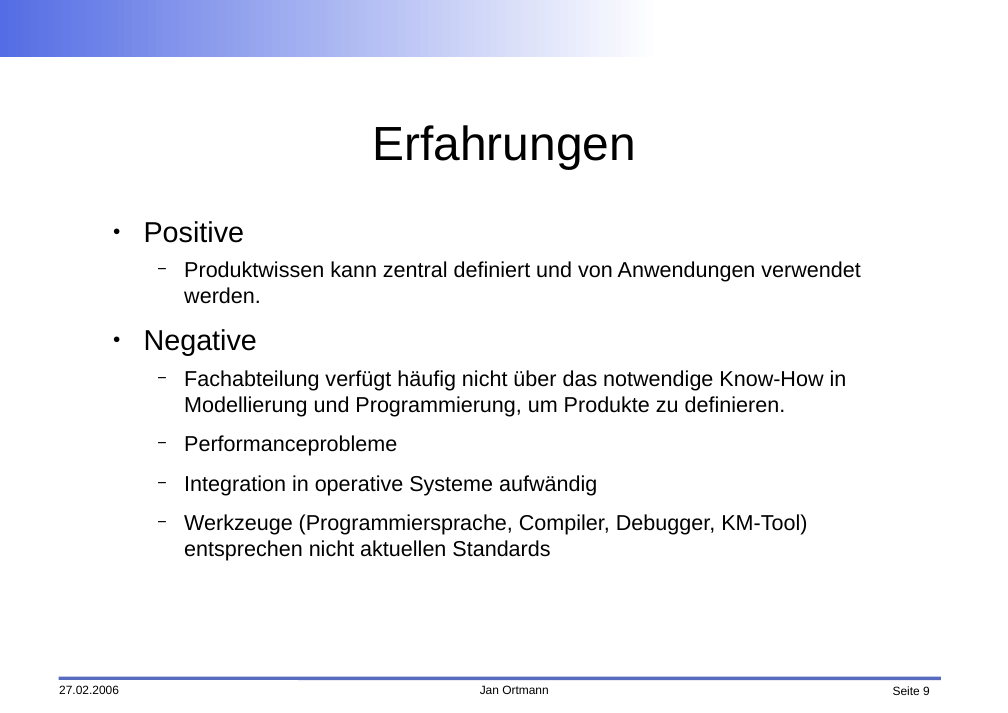
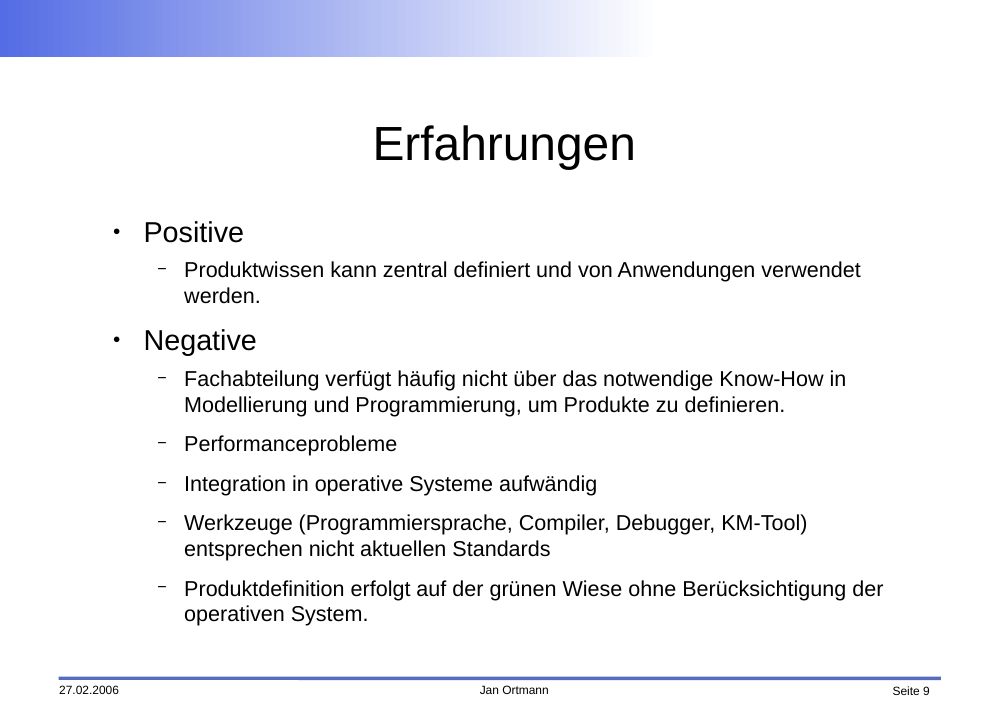
Before and after one commit to faktorips/faktorips.base, a slide deck: slide 9 of org.faktorips.doc/presentations/FaktorIPS-Grundlagen.odp. Drawn at 1008x713 pixels with LibreOffice and Linux fonts; fonts in the diff are those of the drawing; background and template pictures are left out. Boxes give left, top, right and bottom in pixels: in the first picture for what was removed or moved away, otherwise in the second. Text is boxed around its words. In the diff, an @@ line names an element or a change of style, - is before the commit and + after.

```diff
--- a/org.faktorips.doc/presentations/FaktorIPS-Grundlagen.odp
+++ b/org.faktorips.doc/presentations/FaktorIPS-Grundlagen.odp
@@ text at [184, 580, 883, 626]: paragraph added @@
+  − Produktdefinition erfolgt auf der grünen Wiese ohne Berücksichtigung der operativen System.
```
Also in this commit, not shown: 5 other slides changed, 7 slides added, 6 slides removed, 2 other files.
